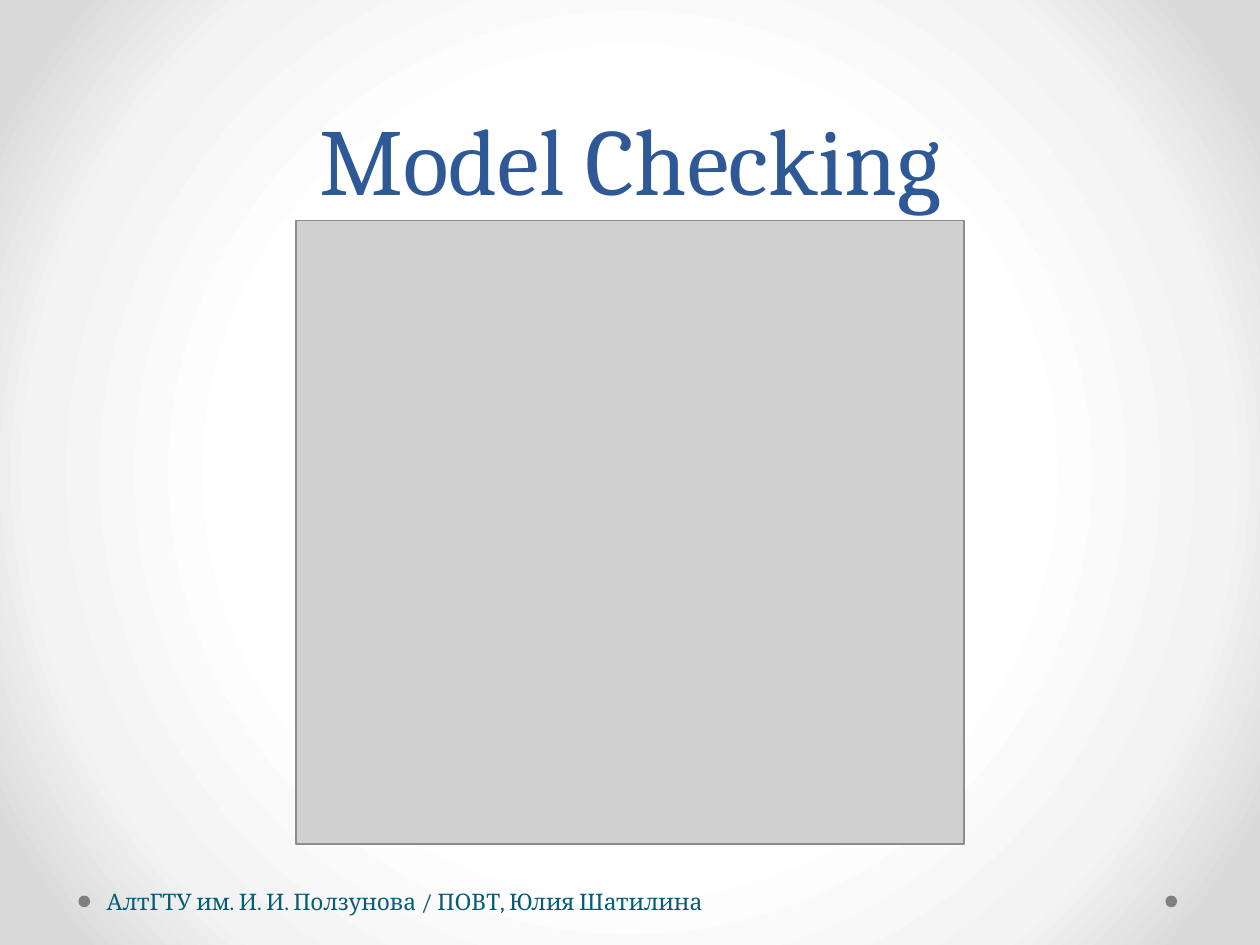
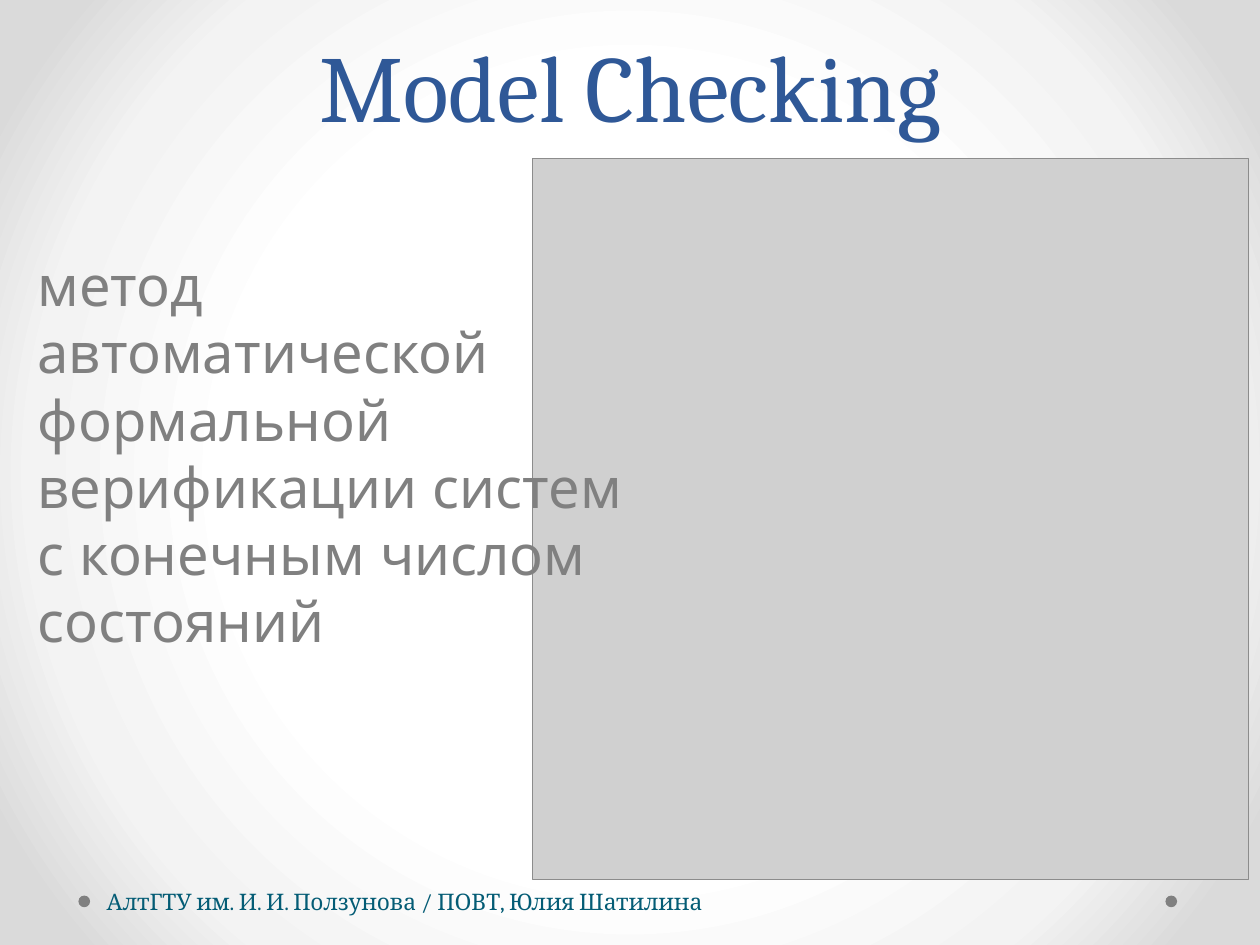
Before and after one commit to hisohito/proto-doc, a slide deck: slide 6 of shatilina.pptx. Drawn at 1260x945 pixels with LibreOffice and Linux fonts; fonts in the diff are those of the drawing; grey boxes stand for pictures. Boxes give left, top, right and bottom in pixels: in the first picture for what was removed or moved away, otherwise in the second. Text is boxed around its words. In the diff, an @@ line names an element or a change of style, - is before the commit and + after.

```diff
--- a/shatilina.pptx
+++ b/shatilina.pptx
@@ title "Model Checking": place and size @@
-title "Model Checking" at box(319, 129, 941, 215)
+title "Model Checking" at box(319, 56, 941, 142)
@@ picture added at box(533, 159, 1249, 879) @@
@@ picture removed at box(296, 220, 964, 844) @@
@@ text added at box(37, 275, 622, 643), 32 pt, text #808080 @@
+метод автоматической формальной верификации систем с конечным числом состояний
```
Also in this commit, not shown: 2 other slides changed, 3 other files.
